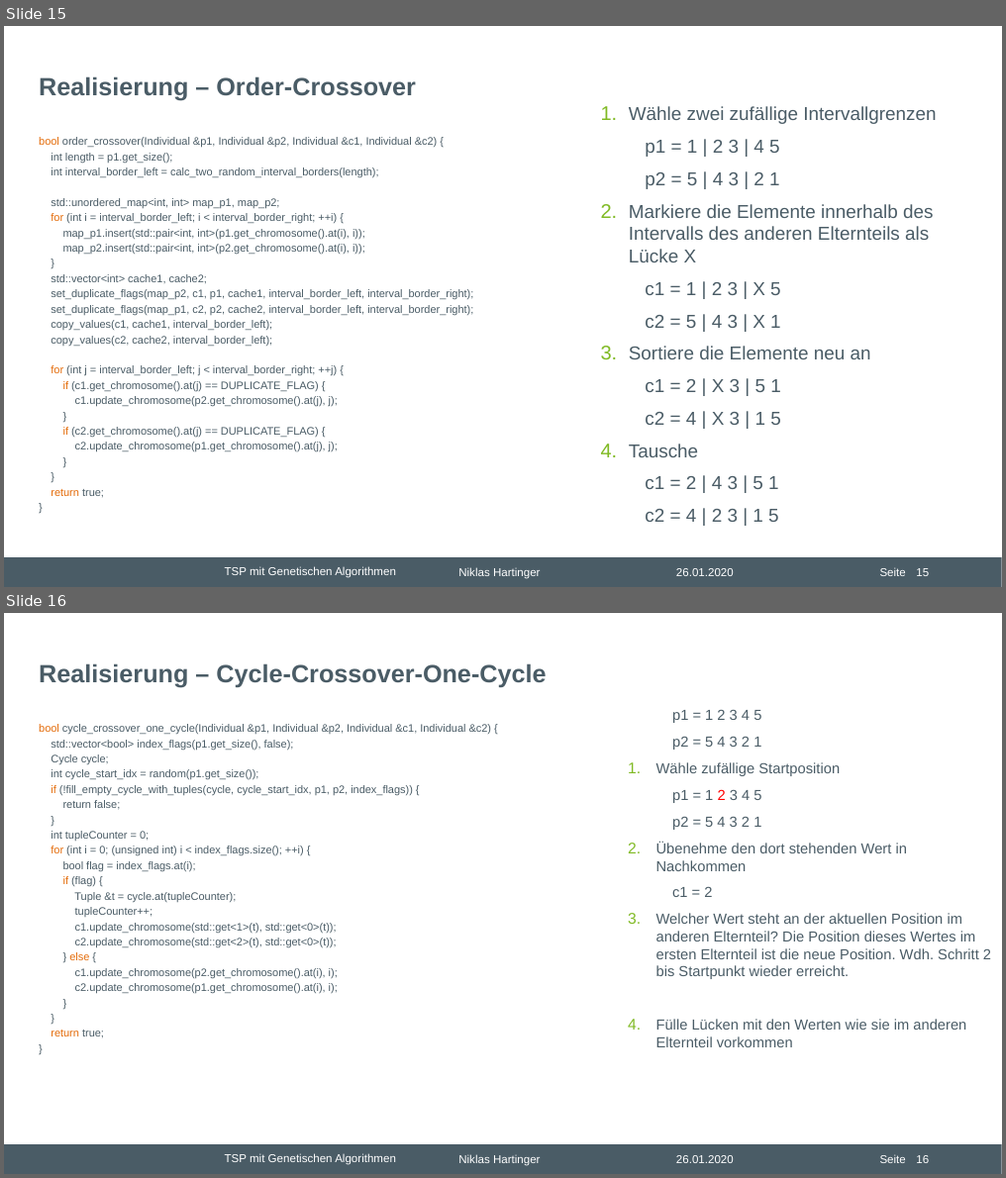
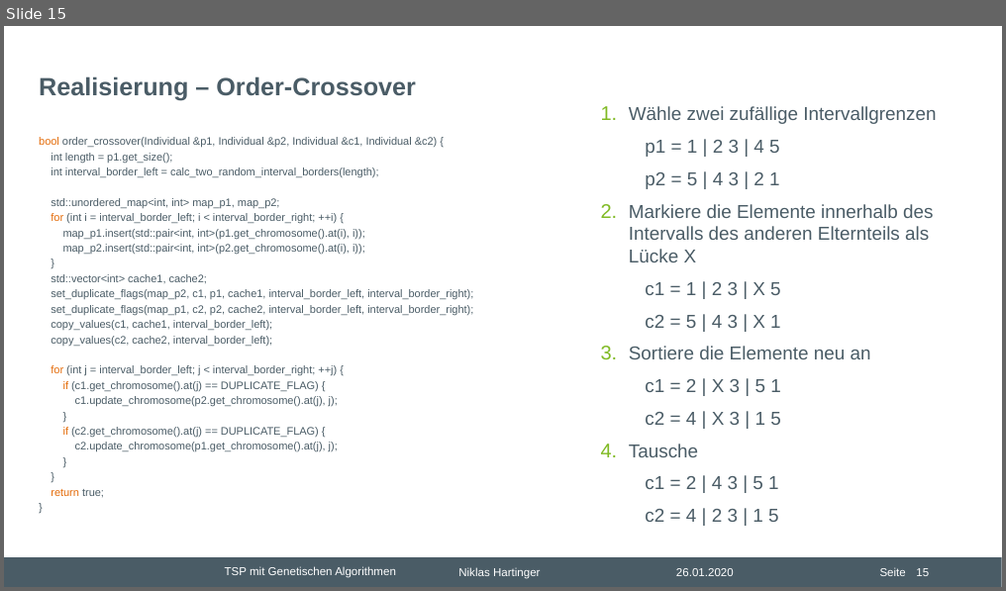
Before and after one commit to nhrt/Genetic-Algorithms, a slide deck: Projektvortrag/Präsentation Projektvortrag.pptx. Shown one above the other, each under a label of ours: slides 15 and 16 before the commit, slide 15 after it. The pictures are 1006x1178 and 1006x591 pixels, drawn with LibreOffice and Linux fonts; fonts in the diff are those of the drawing; background and template pictures are left out. Boxes give left, top, right and bottom in pixels: in the first picture for what was removed or moved away, otherwise in the second. Text is boxed around its words. In the diff, an @@ line names an element or a change of style, - is before the commit and + after.

```diff
--- a/Projektvortrag/Präsentation Projektvortrag.pptx
+++ b/Projektvortrag/Präsentation Projektvortrag.pptx
@@ slide 16 removed at [4, 613, 1002, 1174], background #FFFFFF; not listed: 6 template elements that a slide beside it also shows @@
@@ title removed at [39, 663, 546, 688] @@
-Realisierung – Cycle-Crossover-One-Cycle
@@ text removed at [39, 724, 492, 1038] @@
-bool cycle_crossover_one_cycle(Individual &p1, Individual &p2, Individual &c1, Individual &c2) {
-std::vector<bool> index_flags(p1.get_size(), false);
-Cycle cycle;
-int cycle_start_idx = random(p1.get_size());
-if (!fill_empty_cycle_with_tuples(cycle, cycle_start_idx, p1, p2, index_flags)) {
-return false;
-}
-int tupleCounter = 0;
-for (int i = 0; (unsigned int) i < index_flags.size(); ++i) {
-bool flag = index_flags.at(i);
-if (flag) {
-Tuple &t = cycle.at(tupleCounter);
-tupleCounter++;
-c1.update_chromosome(std::get<1>(t), std::get<0>(t));
-c2.update_chromosome(std::get<2>(t), std::get<0>(t));
-} else {
-c1.update_chromosome(p2.get_chromosome().at(i), i);
-c2.update_chromosome(p1.get_chromosome().at(i), i);
-}
-}
-return true;
-}
@@ text removed at [628, 709, 991, 1048] @@
-    p1 = 1 2 3 4 5
-    p2 = 5 4 3 2 1
-1. Wähle zufällige Startposition
-    p1 = 1 2 3 4 5
-    p2 = 5 4 3 2 1
-2. Übenehme den dort stehenden Wert in Nachkommen
-    c1 = 2
-3. Welcher Wert steht an der aktuellen Position im anderen Elternteil? Die Position dieses Wertes im ersten Elternteil ist die neue Position. Wdh. Schritt 2 bis Startpunkt wieder erreicht.
-4. Fülle Lücken mit den Werten wie sie im anderen Elternteil vorkommen
```
Also in this commit, not shown: 1 slide changed, 2 other slides removed.
